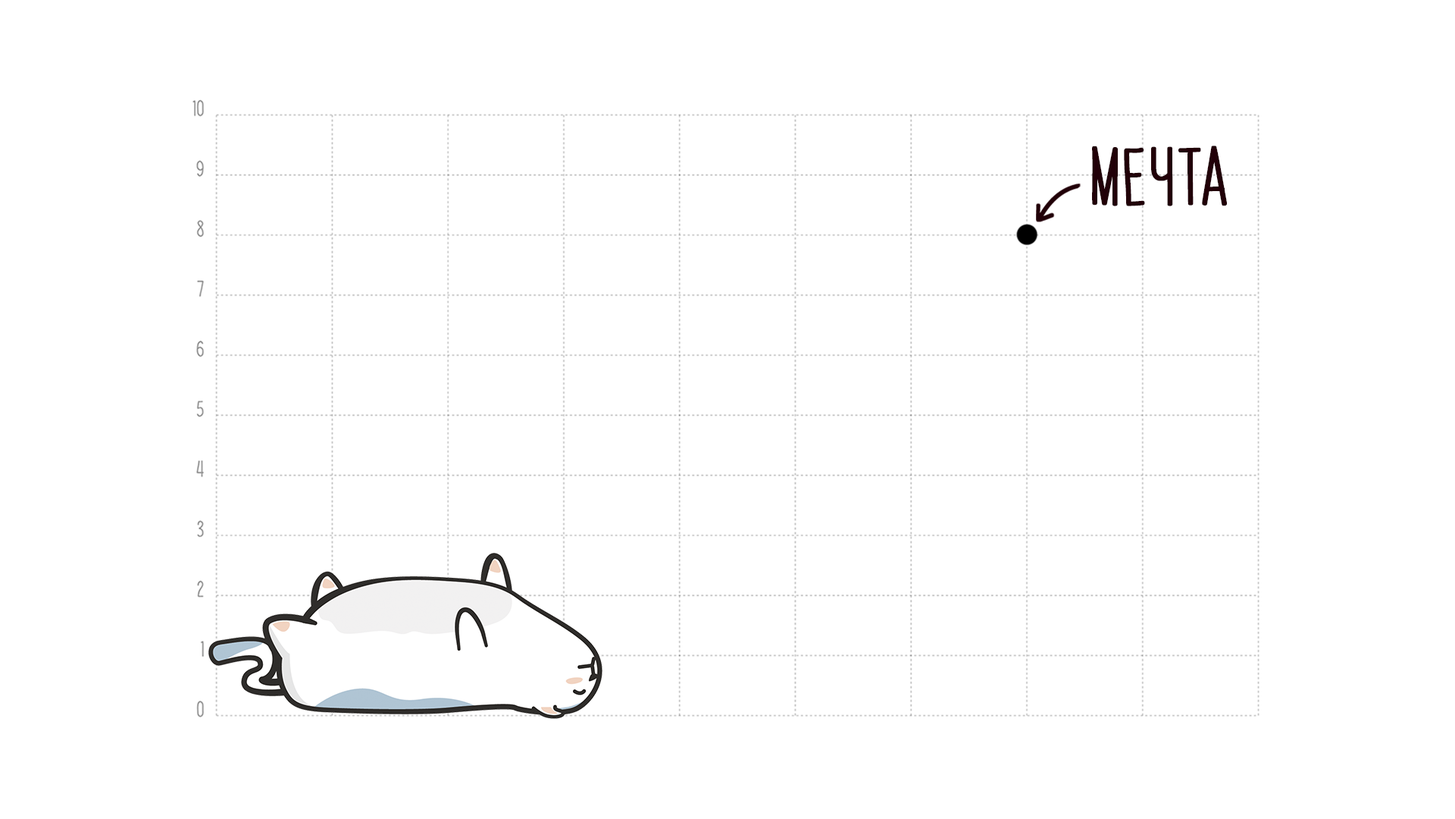
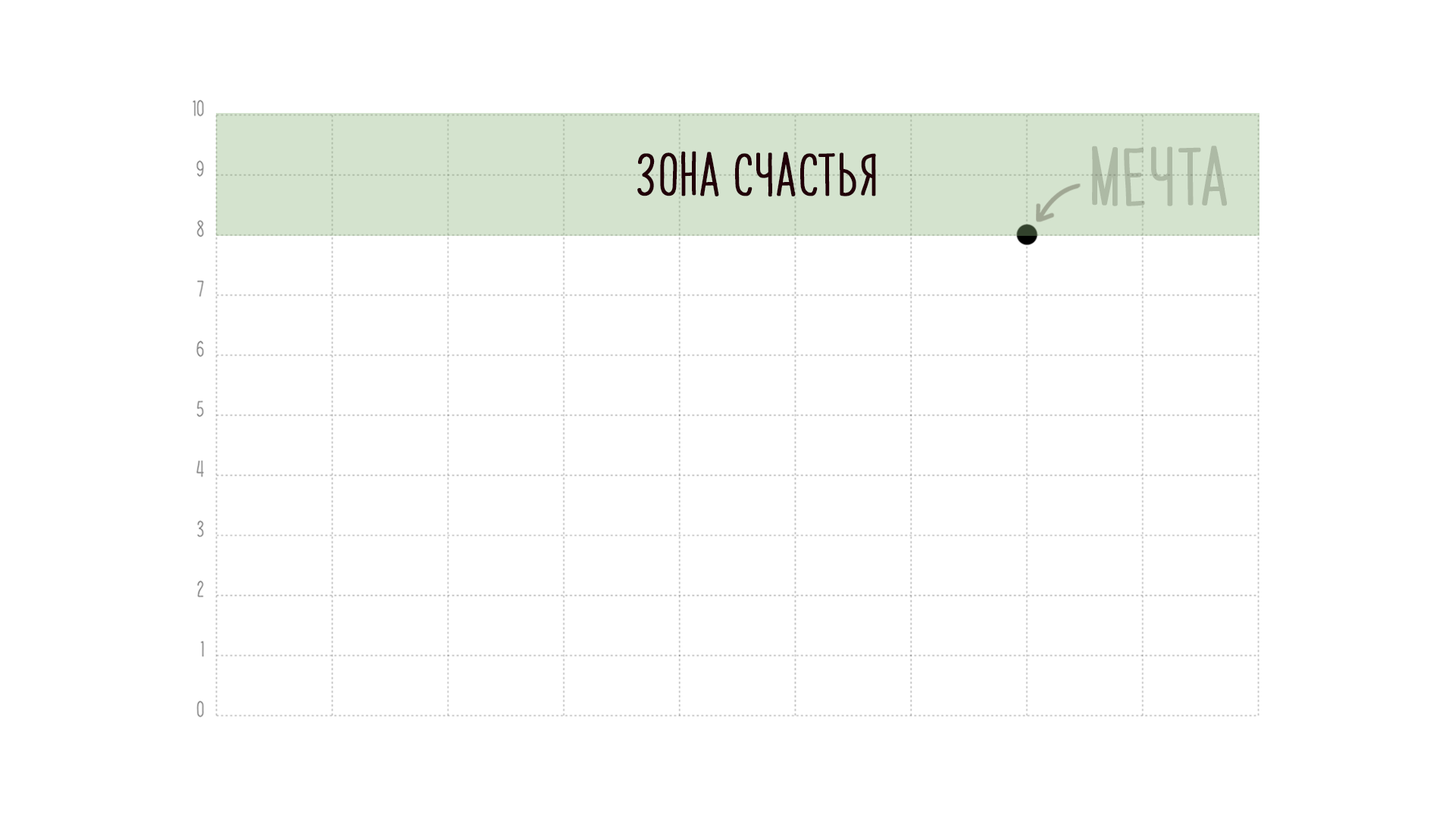
Revision of a layered 1455 x 819 image; what changed, layer by layer:
added layer "зона счастья" above "Layer 4" over [637, 150, 877, 198]
added layer "Layer 4" (37%) above "Cat" over [216, 112, 1260, 236]
hid "Cat" over [208, 552, 603, 719]
"o": opacity 100% → 37% over [1036, 183, 1081, 223]
"мечта": opacity 100% → 37% over [1092, 145, 1228, 207]
